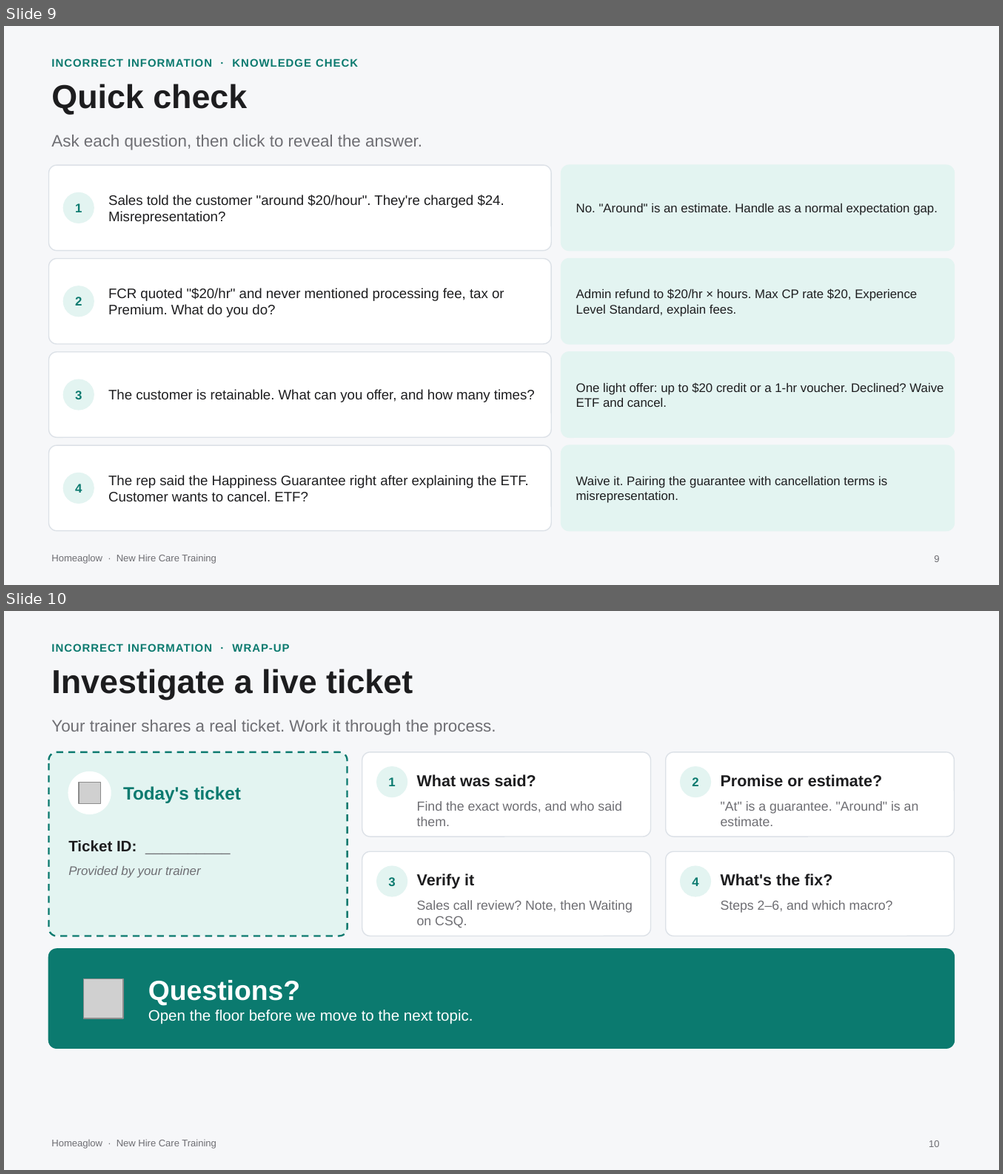
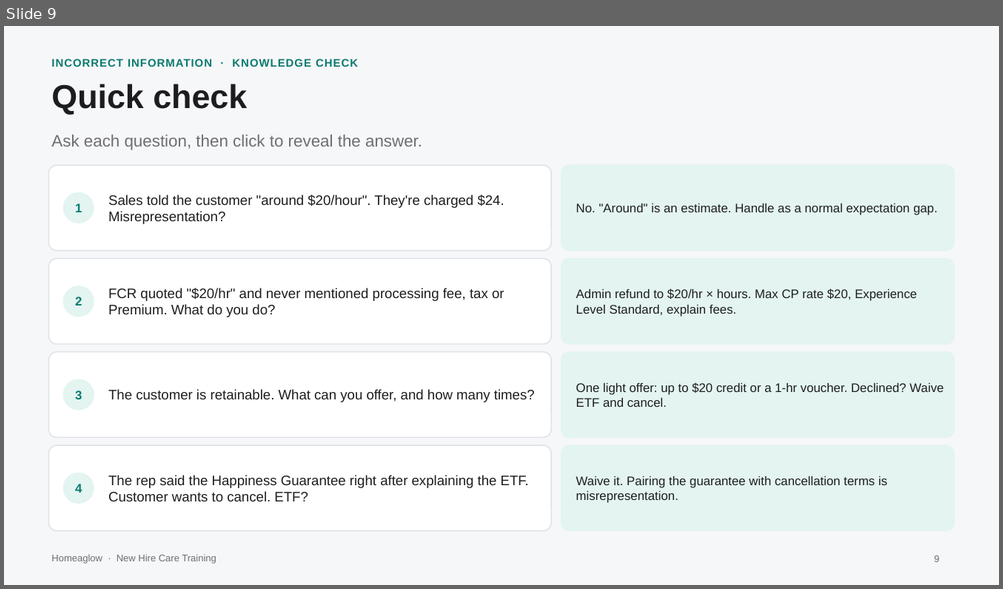
Before and after one commit to anjulimichelle/training, a slide deck: incorrect-info-lmc-lockout/incorrect-info-lmc-lockout.pptx. Shown one above the other, each under a label of ours: slides 9 and 10 before the commit, slide 9 after it. The pictures are 1003x1174 and 1003x589 pixels, drawn with LibreOffice and Linux fonts; fonts in the diff are those of the drawing; grey boxes stand for pictures. Boxes give left, top, right and bottom in pixels: in the first picture for what was removed or moved away, otherwise in the second. Text is boxed around its words. In the diff, an @@ line names an element or a change of style, - is before the commit and + after.

```diff
--- a/incorrect-info-lmc-lockout/incorrect-info-lmc-lockout.pptx
+++ b/incorrect-info-lmc-lockout/incorrect-info-lmc-lockout.pptx
@@ slide 10 removed at (x1=4, y1=611, x2=999, y2=1170), background #F6F7F9; not listed: 1 template element that a slide beside it also shows @@
@@ text removed at (x1=51, y1=644, x2=289, y2=652) @@
-INCORRECT INFORMATION · WRAP-UP
@@ text removed at (x1=51, y1=669, x2=412, y2=700) @@
-Investigate a live ticket
@@ text removed at (x1=51, y1=720, x2=496, y2=735) @@
-Your trainer shares a real ticket. Work it through the process.
@@ rounded rectangle removed at (x1=48, y1=752, x2=347, y2=936) @@
@@ rounded rectangle removed at (x1=362, y1=752, x2=651, y2=837) @@
@@ rounded rectangle removed at (x1=666, y1=752, x2=954, y2=837) @@
@@ ellipse removed at (x1=68, y1=772, x2=111, y2=814) @@
@@ picture removed at (x1=79, y1=782, x2=100, y2=804) @@
@@ text removed at (x1=123, y1=786, x2=241, y2=803) @@
-Today's ticket
@@ ellipse removed at (x1=377, y1=767, x2=407, y2=797) @@
@@ text removed at (x1=388, y1=777, x2=395, y2=786) @@
-1
@@ text removed at (x1=417, y1=775, x2=536, y2=787) @@
-What was said?
@@ ellipse removed at (x1=680, y1=767, x2=710, y2=797) @@
@@ text removed at (x1=691, y1=777, x2=698, y2=786) @@
-2
@@ text removed at (x1=720, y1=775, x2=882, y2=787) @@
-Promise or estimate?
@@ text removed at (x1=417, y1=801, x2=621, y2=826) @@
-Find the exact words, and who said them.
@@ text removed at (x1=720, y1=801, x2=919, y2=826) @@
-"At" is a guarantee. "Around" is an estimate.
@@ text removed at (x1=68, y1=840, x2=201, y2=878) @@
-Ticket ID: __________
-Provided by your trainer
@@ rounded rectangle removed at (x1=362, y1=851, x2=651, y2=936) @@
@@ rounded rectangle removed at (x1=666, y1=851, x2=954, y2=936) @@
@@ ellipse removed at (x1=377, y1=866, x2=407, y2=897) @@
@@ text removed at (x1=417, y1=874, x2=474, y2=889) @@
-Verify it
@@ ellipse removed at (x1=680, y1=866, x2=710, y2=897) @@
@@ text removed at (x1=720, y1=874, x2=832, y2=886) @@
-What's the fix?
@@ text removed at (x1=388, y1=877, x2=395, y2=886) @@
-3
@@ text removed at (x1=691, y1=877, x2=698, y2=886) @@
-4
@@ text removed at (x1=417, y1=900, x2=632, y2=928) @@
-Sales call review? Note, then Waiting on CSQ.
@@ text removed at (x1=720, y1=900, x2=893, y2=913) @@
-Steps 2–6, and which macro?
@@ rounded rectangle removed at (x1=48, y1=949, x2=954, y2=1048) @@
@@ picture removed at (x1=84, y1=979, x2=123, y2=1019) @@
@@ text removed at (x1=148, y1=980, x2=472, y2=1025) @@
-Questions?
-Open the floor before we move to the next topic.
@@ page number removed at (x1=928, y1=1141, x2=939, y2=1147) @@
-10
```
Also in this commit, not shown: 1 slide added, 1 other file.
